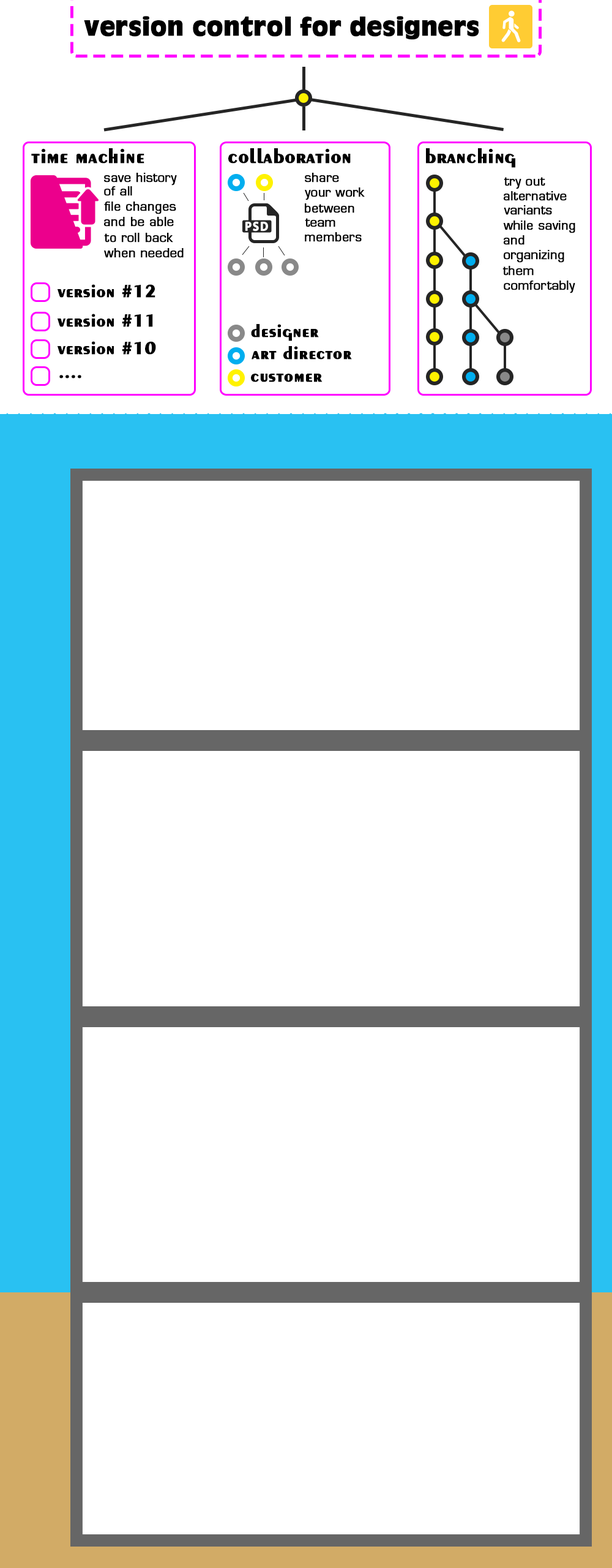
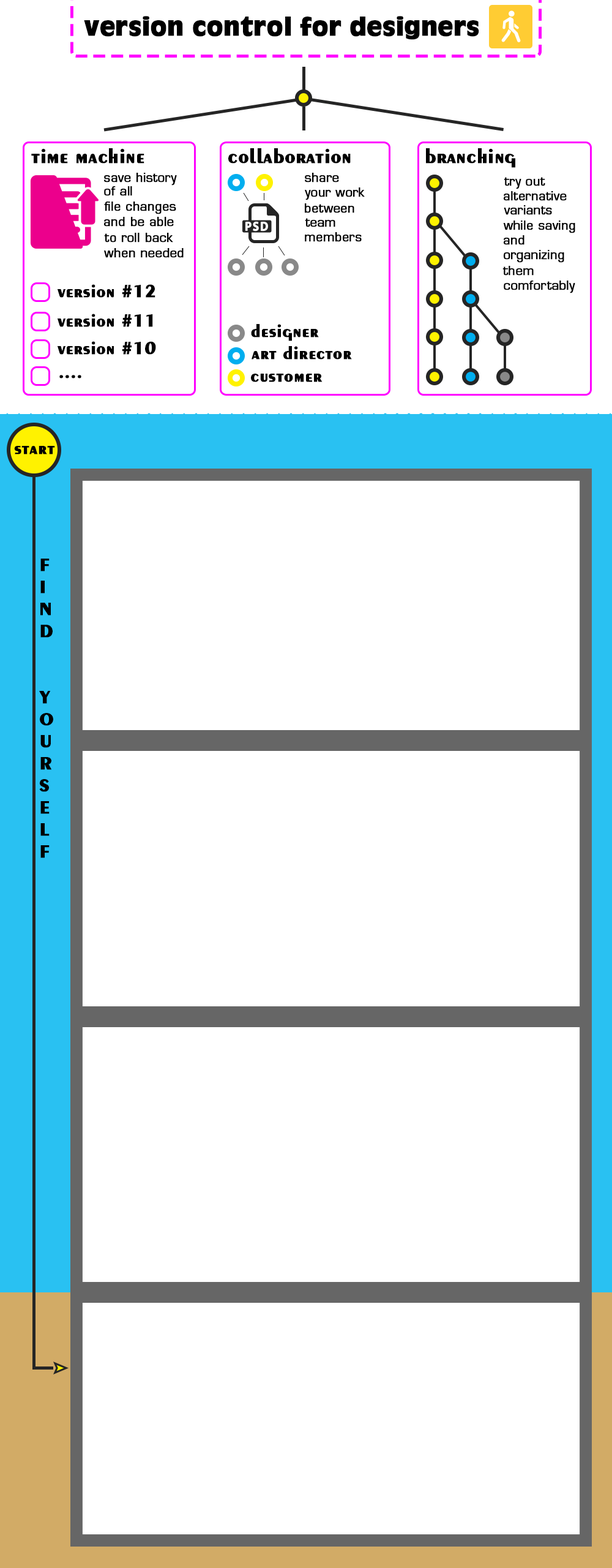
Before/after of a 612 × 1568 layered artwork. What changed in the layer stack:
added layer "Shape 14" in group "body" over [53, 1361, 69, 1375]
added layer "Shape 12" in group "body" over [32, 477, 36, 1370]
added layer "Shape 13" in group "body" over [32, 1366, 54, 1370]
added layer "F I N D Y O U R S E L F" in group "body" over [39, 558, 54, 859]
added layer "start" in group "body" over [14, 445, 56, 455]
added layer "Ellipse 1" in group "body" over [6, 422, 62, 478]
